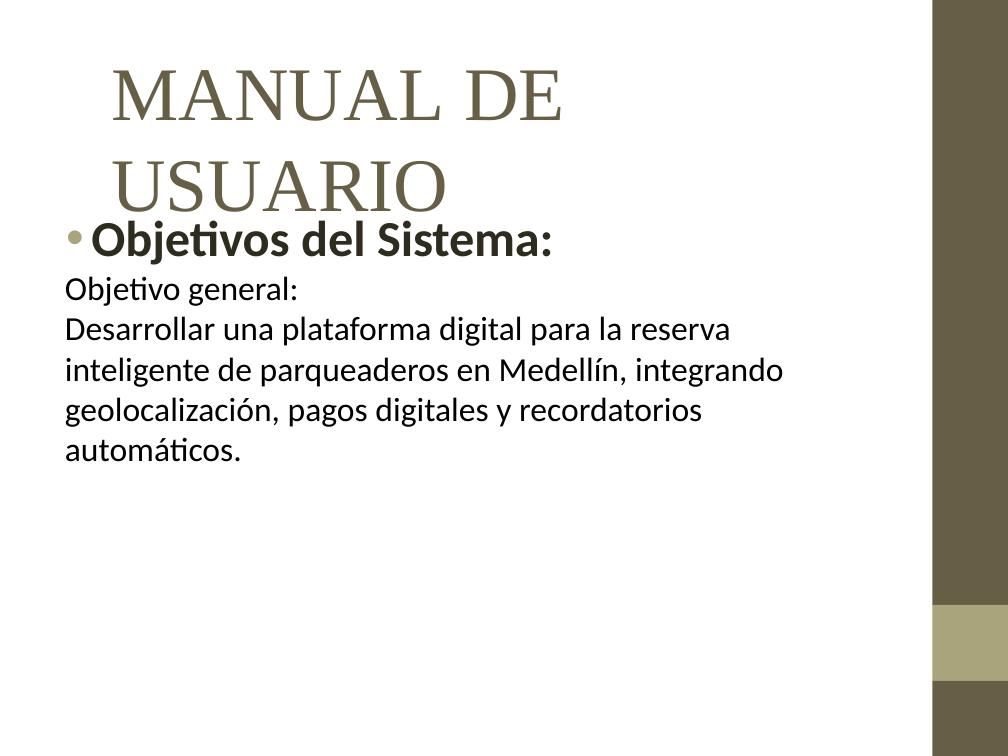
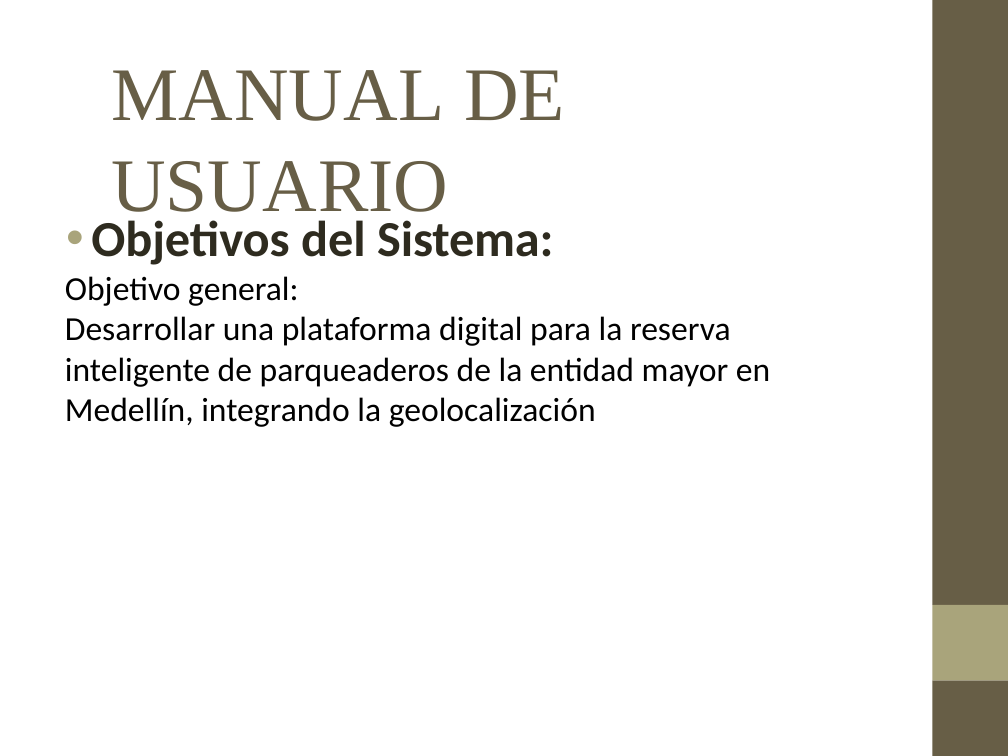
Before and after one commit to SrAlucart/Proyecto_y_Documentacion, a slide deck: slide 8 of Manual de usuario.pptx. Drawn at 1008x756 pixels with LibreOffice and Linux fonts; fonts in the diff are those of the drawing; background and template pictures are left out. Boxes give left, top, right and bottom in pixels: in the first picture for what was removed or moved away, otherwise in the second. Text is boxed around its words. In the diff, an @@ line names an element or a change of style, - is before the commit and + after.

```diff
--- a/Manual de usuario.pptx
+++ b/Manual de usuario.pptx
@@ text at <box>65,316,770,427</box>: text changed @@
-Desarrollar una plataforma digital para la reserva inteligente de parqueaderos en Medellín, integrando geolocalización, pagos digitales y recordatorios automáticos.
+Desarrollar una plataforma digital para la reserva inteligente de parqueaderos de la entidad mayor en Medellín, integrando la geolocalización
```
Also in this commit, not shown: 4 other slides changed, 8 other files.
